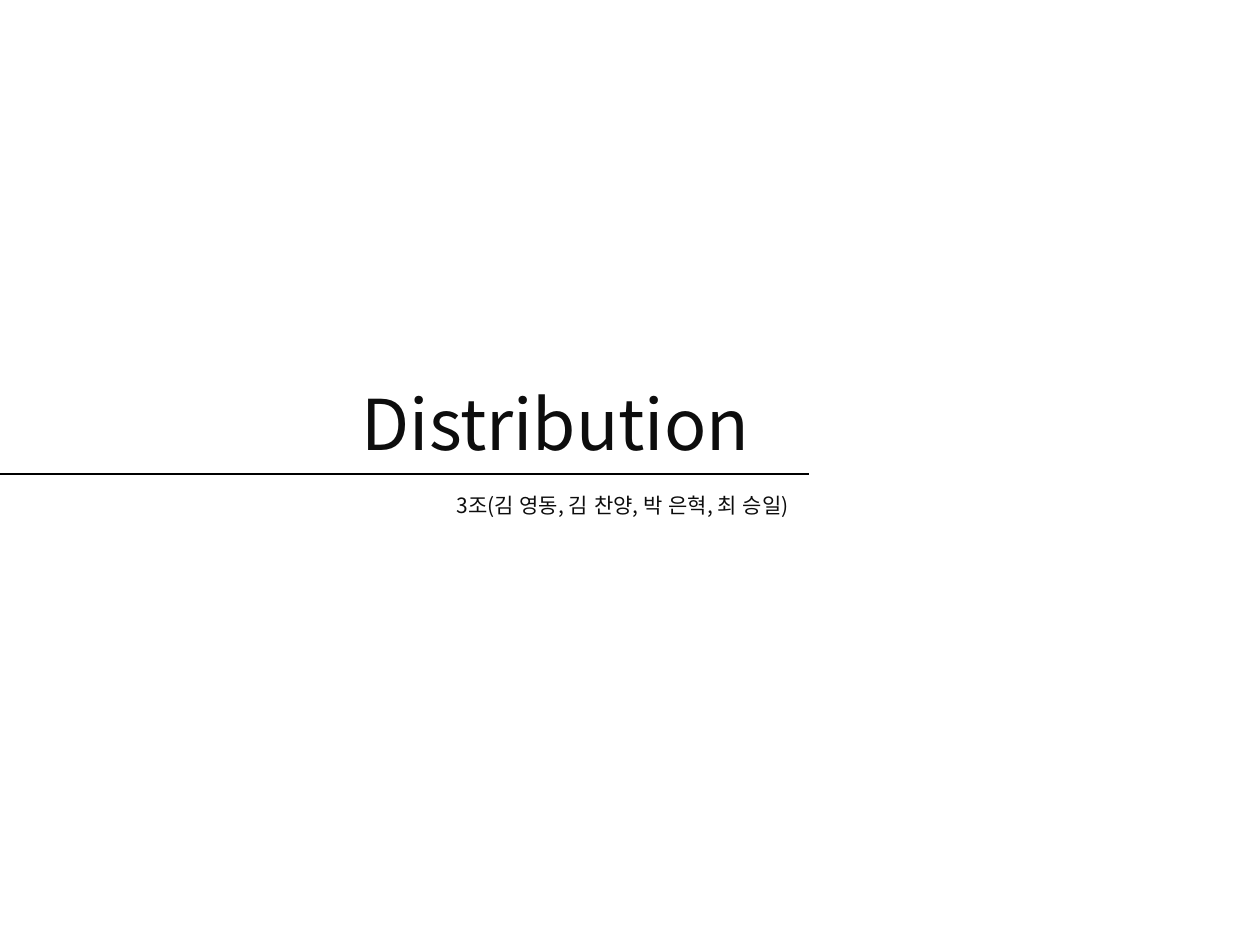
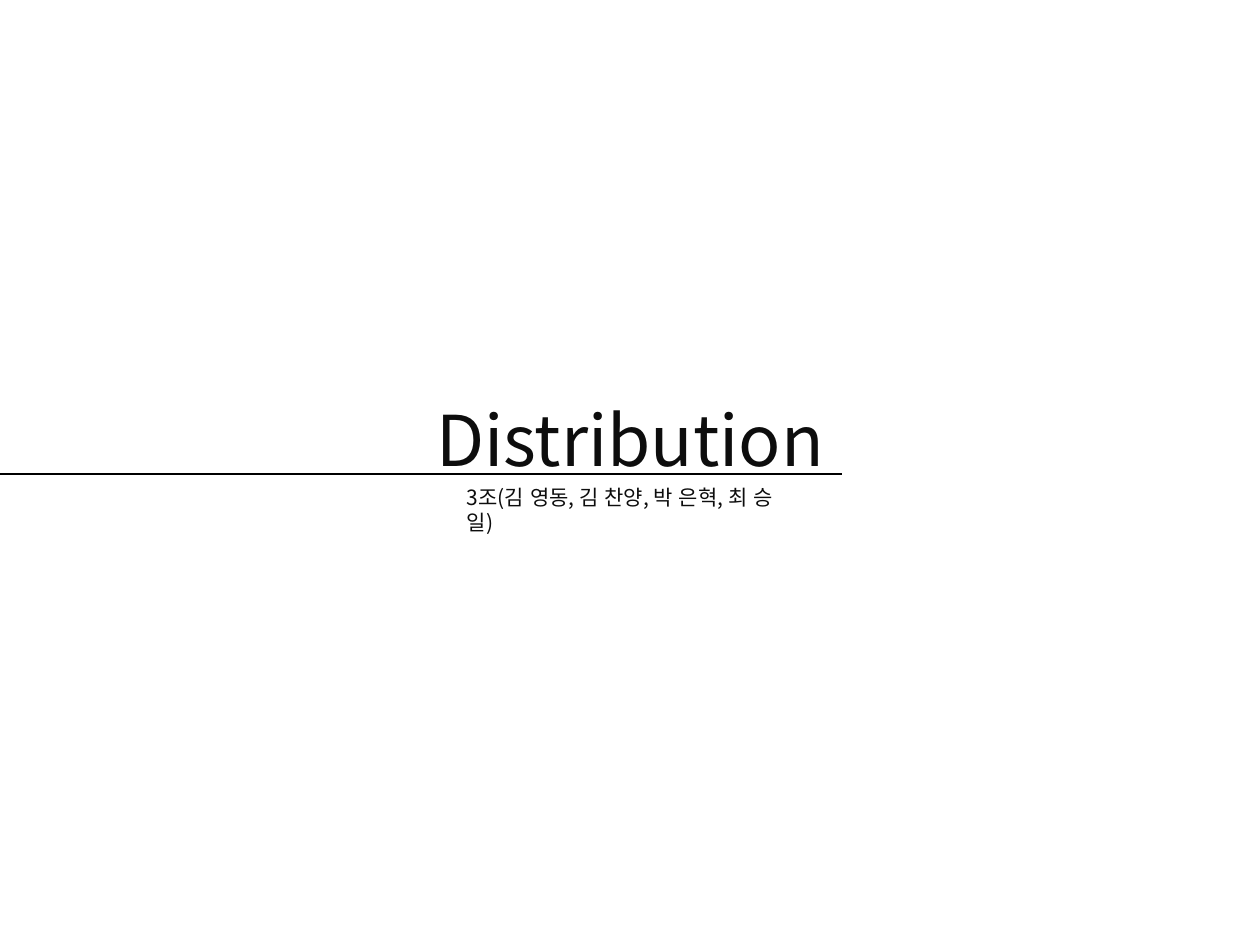
Before and after one commit to theselah/erp-team3, a slide deck: slide 1 of Distribution.pptx. Drawn at 1260x945 pixels with LibreOffice and Linux fonts; fonts in the diff are those of the drawing. Boxes give left, top, right and bottom in pixels: in the first picture for what was removed or moved away, otherwise in the second. Text is boxed around its words. In the diff, an @@ line names an element or a change of style, - is before the commit and + after.

```diff
--- a/Distribution.pptx
+++ b/Distribution.pptx
@@ text "Distribution": place and size @@
-text "Distribution" at (362, 394, 750, 451)
+text "Distribution" at (436, 410, 824, 475)
@@ text "Distribution" at (436, 410, 824, 475): alignment left to centre @@
@@ line moved from (0, 474) - (809, 474) to (0, 474) - (842, 474) @@
@@ text "3조(김 영동, 김 찬양, 박 ...": place and size @@
-text "3조(김 영동, 김 찬양, 박 ..." at (456, 495, 789, 517)
+text "3조(김 영동, 김 찬양, 박 ..." at (467, 487, 772, 509)
@@ text "3조(김 영동, 김 찬양, 박 ..." at (467, 487, 772, 509): alignment centre to left; line spacing 1.5 to 1 @@
```
Also in this commit, not shown: 6 other slides changed, 8 slides added, 3 slides removed.
